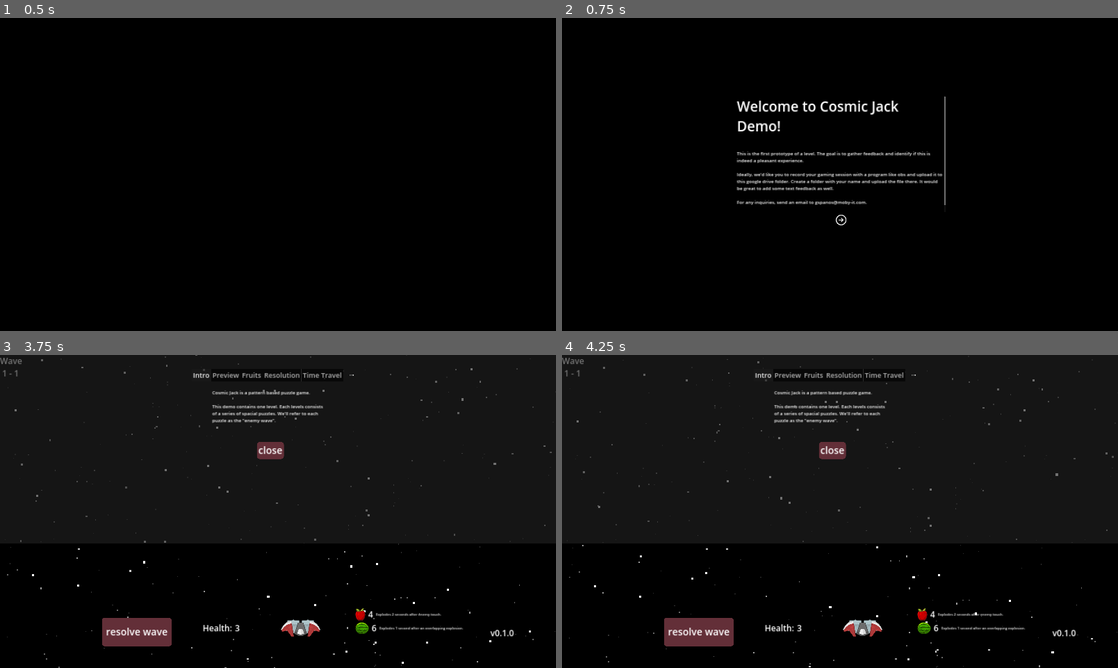
Above: before the commit, frames 1-4 (two rows, left to right).
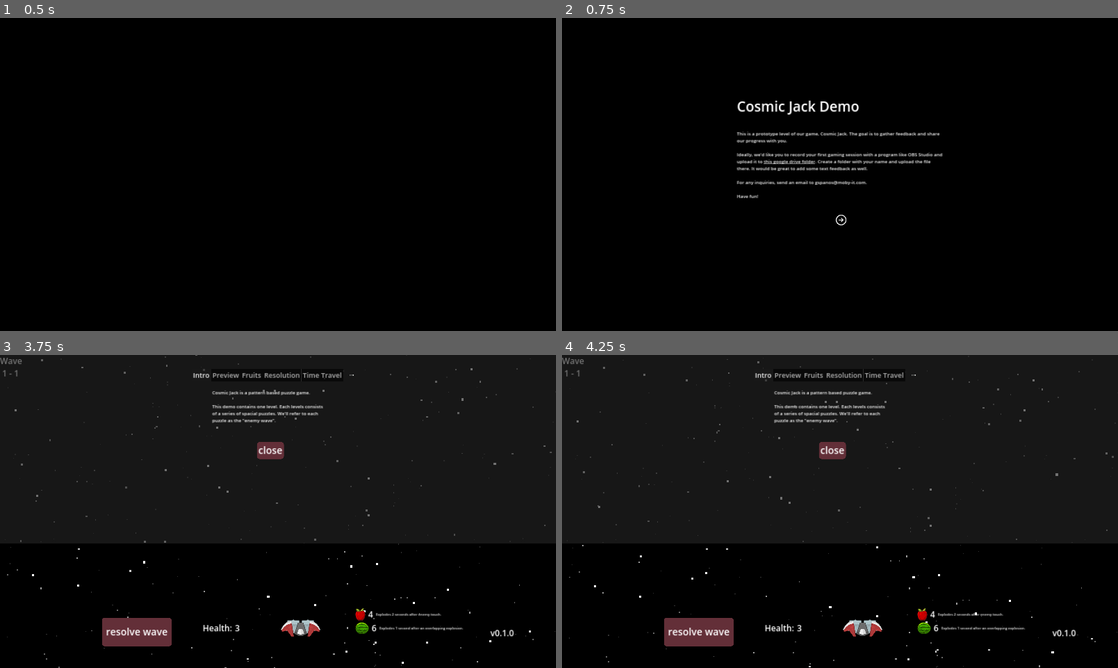
Above: after the commit, the same moments.

Repository: moby-it/cosmic-jack
Game: Godot game, scene res://main.tscn
The game is run twice, just before and just after one commit, with the same random seed, the same clock (stepped at 60 frames per second) and the same inputs.
Inputs (mouse positions are in pixels of both pictures, inside the frame that each line leads up to):
- Up to frame 1 (0.5 s): no input
- Up to frame 2 (0.75 s): tap Enter at 0.5 s; move the mouse to (962, 158) at 0.52 s; hold Up (ui_up) from 0.53 s (still down); tap O at 0.6 s; click (962, 158) at 0.67 s
- Up to frame 3 (3.75 s): release Up (ui_up) at 1.25 s; click (278, 558) at 1.25 s; click "info" at 2 s; click (278, 558) at 2.75 s; click "start" at 3.5 s
- Up to frame 4 (4.25 s): no input

Frame 1 is identical in both runs. In frame 2, 3.1% of the frame differs, in the area x 31-69%, y 25-60%; in frame 3, less than 0.1%; in frame 4, less than 0.1%.

Commit message:
chore: improve texts on tutorial

Diff:
--- a/levels/1/1-2.wave.tres
+++ b/levels/1/1-2.wave.tres
@@ -1,9 +1,10 @@
-[gd_resource type="Resource" script_class="Wave" load_steps=4 format=3 uid="uid://be7kwxqprngjr"]
+[gd_resource type="Resource" script_class="Wave" load_steps=5 format=3 uid="uid://be7kwxqprngjr"]
 
 [ext_resource type="Script" path="res://waves/convoys/_convoy.gd" id="1_slgmc"]
 [ext_resource type="Resource" uid="uid://b8yrpb58k5rdr" path="res://waves/convoys/starters.cnv.tres" id="2_xmq7c"]
+[ext_resource type="Resource" uid="uid://cgaksihwdvbkc" path="res://waves/convoys/mirror.cnv.tres" id="3_8oxid"]
 [ext_resource type="Script" path="res://waves/wave.gd" id="4_atpr4"]
 
 [resource]
 script = ExtResource("4_atpr4")
-convoys = Array[ExtResource("1_slgmc")]([ExtResource("2_xmq7c")])
+convoys = Array[ExtResource("1_slgmc")]([ExtResource("2_xmq7c"), ExtResource("3_8oxid")])
--- a/levels/play_area.tscn
+++ b/levels/play_area.tscn
@@ -5,4 +5,4 @@
 offset_right = 3840.0
 offset_bottom = 1300.0
 mouse_filter = 1
-color = Color(1, 1, 1, 0.0196078)
+color = Color(1, 1, 1, 0.0392157)
--- a/levels/tutorial.gd
+++ b/levels/tutorial.gd
@@ -24,12 +24,12 @@
 func _ready() -> void:
 	tabs[curr_tab_idx].visible = true
 
-func _on_skip_gui_input(event: InputEvent) -> void:
-	if event is InputEventMouseButton and event.button_index == MOUSE_BUTTON_LEFT and event.is_pressed():
-		closed.emit()
-		self.queue_free()
-
 func _on_tab_bar_tab_changed(tab: int) -> void:
 	tabs[curr_tab_idx].visible = false
 	tabs[tab].visible = true
 	curr_tab_idx = tab
+
+
+func _on_close_button_down() -> void:
+	closed.emit()
+	self.queue_free()
--- a/levels/tutorial.tscn
+++ b/levels/tutorial.tscn
@@ -127,4 +127,5 @@
 "
 
 [connection signal="tab_changed" from="TabBar" to="." method="_on_tab_bar_tab_changed"]
+[connection signal="button_down" from="Close" to="." method="_on_close_button_down"]
 [connection signal="gui_input" from="Close" to="." method="_on_skip_gui_input"]
--- a/menu/welcome.tscn
+++ b/menu/welcome.tscn
@@ -37,12 +37,12 @@
 focus_mode = 2
 mouse_filter = 1
 bbcode_enabled = true
-text = "[font_size=96]Welcome to Cosmic Jack Demo![/font_size]
+text = "[font_size=96]Cosmic Jack Demo[/font_size]
 [font_size=32]
 
-This is the first prototype of a level. The goal is to gather feedback and identify if this is indeed a pleasant experience.
+This is a prototype level of our game, Cosmic Jack. The goal is to gather feedback and share our progress with you.
 
-Ideally, we'd like you to record your gaming session with a program like obs and upload it to [url=https://drive.goo …(210 unchanged characters)…
+Ideally, we'd like you to record your first gaming session with a program like OBS Studio and upload it to [url=https://drive.goo …(210 unchanged characters)…
 
 For any inquiries, send an email to gspanos@moby-it.com.
 
